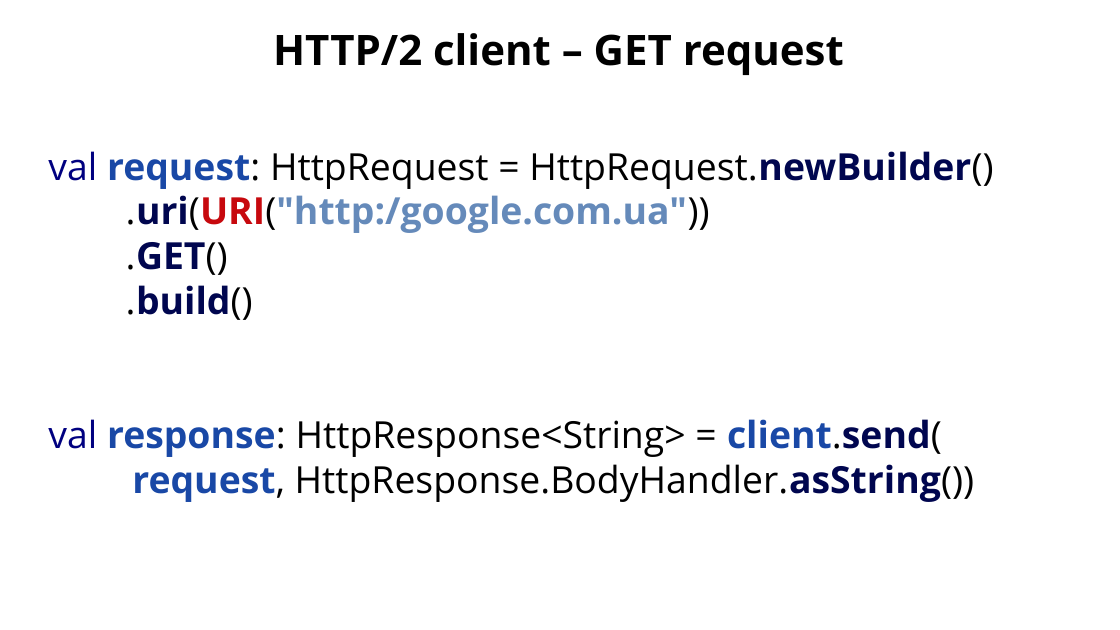
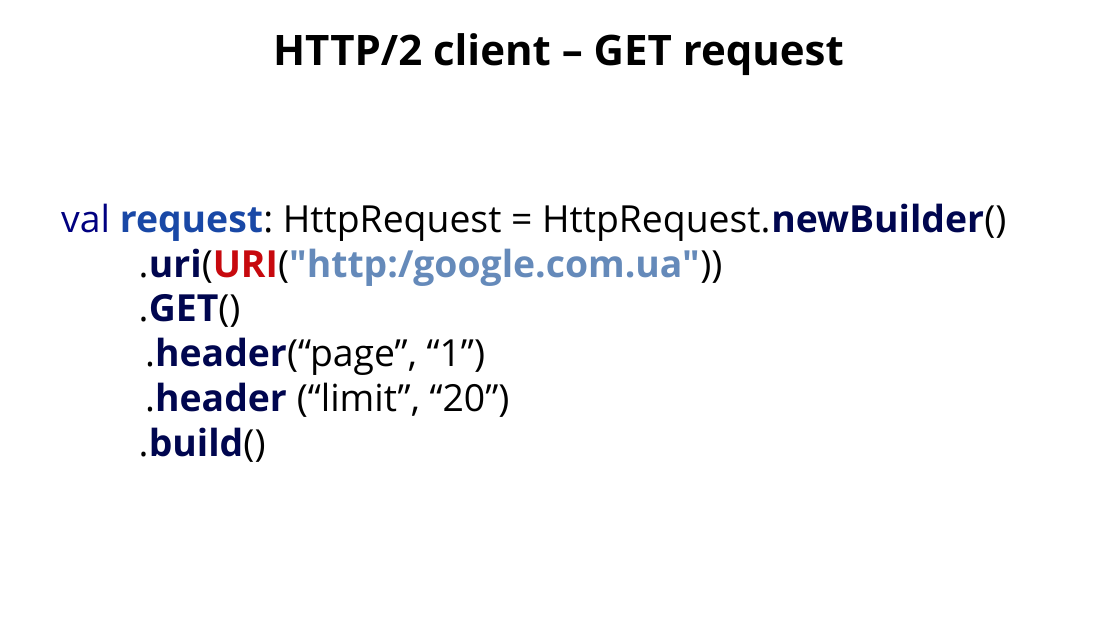
Before and after one commit to Zenon8/http2-inv, a slide deck: slide 66 of presentation/Http2 - Kotlin.pptx (slide 64 before the commit). Drawn at 1120x630 pixels with LibreOffice and Linux fonts; fonts in the diff are those of the drawing; background and template pictures are left out. Boxes give left, top, right and bottom in pixels: in the first picture for what was removed or moved away, otherwise in the second. Text is boxed around its words. In the diff, an @@ line names an element or a change of style, - is before the commit and + after.

Commit message:
Change slides

```diff
--- a/presentation/Http2 - Kotlin.pptx
+++ b/presentation/Http2 - Kotlin.pptx
@@ text at [61,203,1006,462]: text changed @@
-val request: HttpRequest = HttpRequest.newBuilder()
-.uri(URI("http:/google.com.ua"))
-.GET()
-.build()
-val response: HttpResponse<String> = client.send(
-request, HttpResponse.BodyHandler.asString())
+val request: HttpRequest = HttpRequest.newBuilder()
+.uri(URI("http:/google.com.ua"))
+.GET()
+.header(“page”, “1”)
+.header (“limit”, “20”)
+.build()
```
Also in this commit, not shown: 6 other slides changed, 7 slides added, 4 slides removed, 4 other files.
